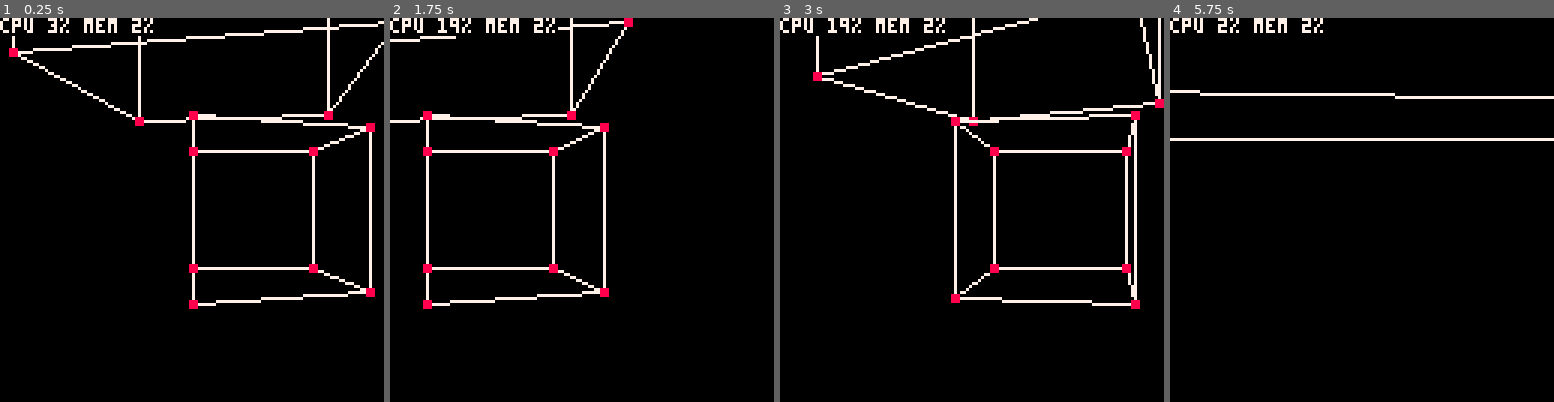
Above: before the commit, frames 1-4 (left to right).
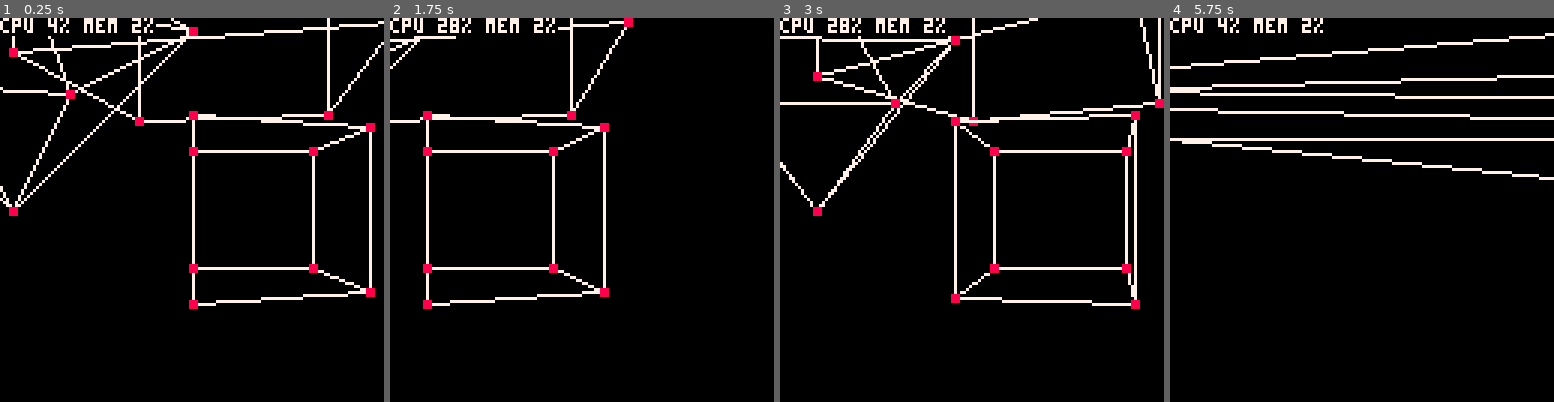
Above: after the commit, the same moments.

Repository: Cuttleshock/PICO-8-recipes
Game: PICO-8 cartridge 3d_no_oo.p8
Same seed, same stepped clock (60 frames per second), same inputs: the game is played once before the commit and once after it.
Inputs:
- Up to frame 1 (0.25 s): no input
- Up to frame 2 (1.75 s): tap X (X key) at 0.33, 1.07 s; hold Right from 1.6 s (still down)
- Up to frame 3 (3 s): tap X (X key) at 1.85, 2.97 s; release Right at 2.1 s; hold Up 2.15-2.42 s; hold Right from 2.47 s (still down)
- Up to frame 4 (5.75 s): release Right at 3.03 s; hold Left 3.08-3.58 s; hold Down 3.63-3.97 s; hold Right 4.02-4.68 s; tap X (X key) at 4.08, 5.2 s; hold Up 4.73-5.03 s; hold Left 5.08-5.68 s; hold Down from 5.73 s (still down)

The runs differ from the first frame. In frame 1, 1.3% of the frame differs, in the area x 0-52%, y 0-52%; in frame 2, 0.2%; in frame 3, 1.6%; in frame 4, 3.1%, in the area x 0-100%, y 0-43%.

Commit message:
Add octahedra!

Diff:
--- a/3d_no_oo.p8
+++ b/3d_no_oo.p8
@@ -215,6 +215,28 @@
 	add(models,init_model(cube_fs,cube_vs,disp,scale,phi))
 end
 
+octa_vs = {
+	{0,0,0},
+	{1,0,1},
+	{0,1,1},
+	{-1,0,1},
+	{0,-1,1},
+	{0,0,2},
+}
+octa_fs = {
+	{1,2,3},
+	{1,3,4},
+	{1,4,5},
+	{1,5,2},
+	{6,2,3},
+	{6,3,4},
+	{6,4,5},
+	{6,5,2},
+}
+function make_octa(disp,scale,phi)
+	add(models,init_model(octa_fs,octa_vs,disp,scale,phi))
+end
+
 -->8
 -- top-level logic
 
@@ -223,6 +245,7 @@
 	models={}
 	make_cube({-0.5,1,0.5},1,0.2)
 	make_cube({0,2,-0.5},0.5,0)
+	make_octa({-1,2,0},0.5,0)
 end
 
 function _update()
